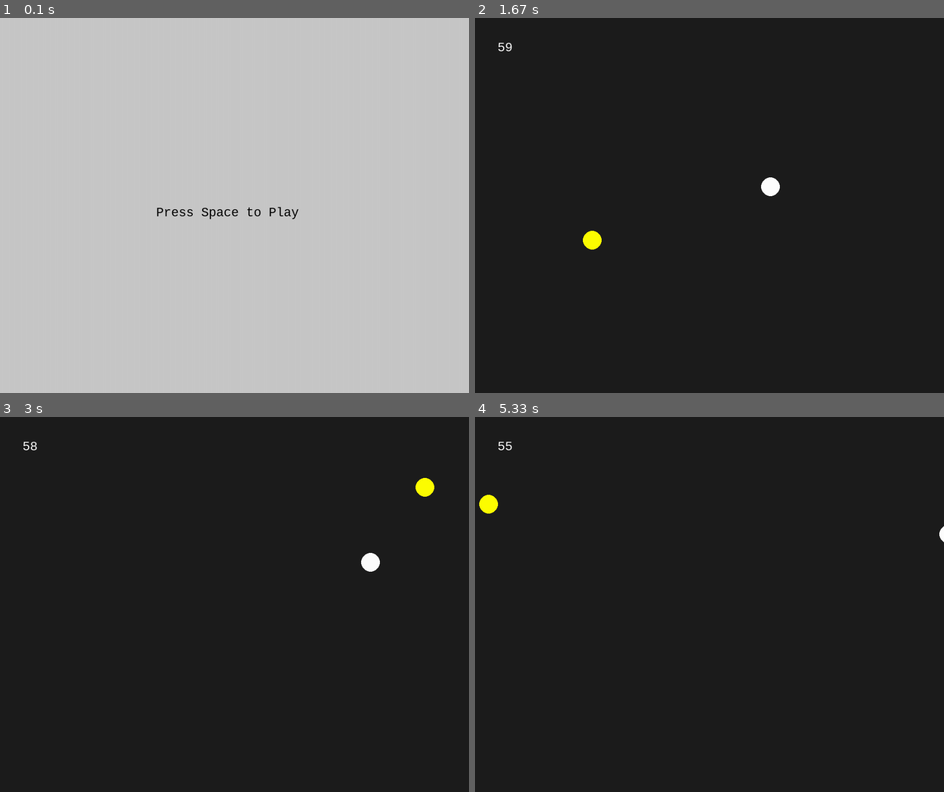
Above: before the commit, frames 1-4 (two rows, left to right).
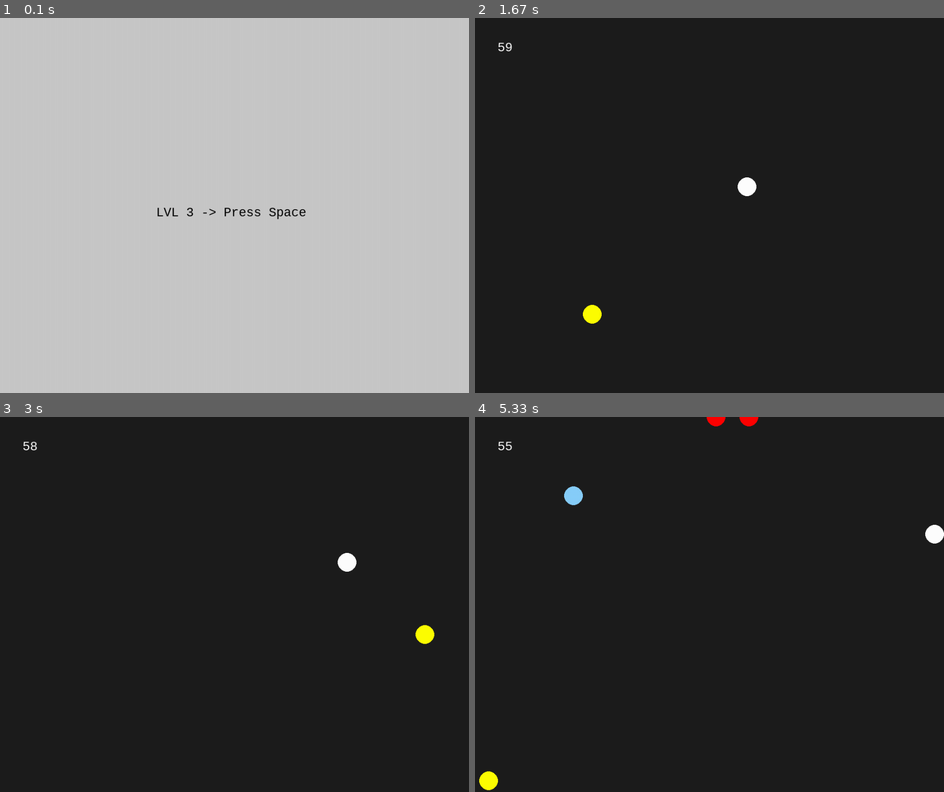
Above: after the commit, the same moments.

Repository: Ericar974/Game-Pygame_Dodger
Game: pygame game, started from intro.py
Same seed, same stepped clock (60 frames per second), same inputs: the game is played once before the commit and once after it.
Inputs (mouse positions are in pixels of both pictures, inside the frame that each line leads up to):
- Up to frame 1 (0.1 s): no input
- Up to frame 2 (1.67 s): tap Space at 0.33 s; hold Q 0.67-1.13 s; hold D 0.67-1.13 s; move the mouse to (596, 209) at 0.7 s; hold D 1.17-1.63 s; tap Z at 1.23, 1.53 s
- Up to frame 3 (3 s): hold D 1.67-2.13 s; tap Z at 1.73, 2.03, 2.23, 2.57, 2.87 s; hold S 2.17-2.47 s; hold D from 2.5 s (still down)
- Up to frame 4 (5.33 s): release D at 3.13 s; hold S 3.17-3.53 s; tap Z at 3.23, 3.63, 3.93, 4.13, 4.43, 4.63, 4.97, 5.27 s; hold D 3.57-4.03 s; hold D 4.07-4.53 s; hold S 4.57-4.87 s; hold D from 4.9 s (still down)

The runs differ from the first frame. In frame 1, 0.3% of the frame differs, in the area x 33-66%, y 50-54%; in frame 2, 0.6%; in frame 3, 0.6%; in frame 4, 0.8%, in the area x 0-100%, y 0-100%.

Commit message:
small update

Diff:
--- a/intro.py
+++ b/intro.py
@@ -1,3 +1,7 @@
+#Hello world
+
+
+
 #x = int(input("x: "))
 #y = int(input("y: "))
 #print(x + y)
@@ -52,7 +56,7 @@
 loop = False
 game = True
 reset = False
-lvlup = 0
+lvlup = 2
 i = 0
 
 #Player
@@ -61,22 +65,22 @@
 p.y = 400
 
 #Enemy
-m = Perso()
-m1 = Perso()
-m2 = Perso()
-m3 = Perso()
-mb = Perso()
-mb1 = Perso()
-mc = Perso()
+m = Perso() #yellow
+m1 = Perso()#yellow
+m2 = Perso()#yellow
+m3 = Perso()#yellow
+mb = Perso()#red
+mb1 = Perso()#red
+mc = Perso()#blue
 
 #If they appear
 m1v = False
 m2v = False
 m3v = False
 mcv = False
-mbwhere = random.randint(1,4)
-
-
+mbwhere = random.randint(1,4)#whitch side ? (top, left, right, bot)
+
+#the game it's self
 while game :
     i += 1
     if lvlup < 0:
@@ -105,9 +109,6 @@
         reset = False
         i = 0
 
-
-
-
     if loop:
         #screen decoration
         ecran.fill((30,30,30))
@@ -165,7 +166,7 @@
                 m2.y = m2.y - 6
                 m3.x = m3.x - 6
 
-        # + lvl 2
+        # + lvl 2 add red ennemies
         if lvlup > 0:
 
             if counter == 60 or 0:
@@ -216,7 +217,7 @@
                 if mbwhere == 4:
                     mb.y -= 30
                     mb1.y -= 30
-        # + lvl 3
+        # + lvl 3 add blue ennemie
         if lvlup > 1:
             if counter == 56:
                 mcv = False
@@ -230,7 +231,6 @@
             if counter%7 >= 0 and mcv:
                 mc.x = (pygame.time.get_ticks()/1000)%20 * math.sin((pygame.time.get_ticks()/1000)%20)*30 + width/2
                 mc.y = (pygame.time.get_ticks()/1000)%20 *  math.cos((pygame.time.get_ticks()/1000)%20)*30 + height/2
-
 
         #colisions
         distm = pow((p.x-(m.y))**2 + ((p.y)-m.x)**2, 0.5)
@@ -286,7 +286,6 @@
                 m3.x = 2400
             m3.y =  random.randint(2,1000)
 
-
         #Deplacement of the Player
         for event in pygame.event.get():
             if pygame.key.get_pressed()[pygame.K_d]:
@@ -295,7 +294,7 @@
                 p.y +=10
             if pygame.key.get_pressed()[pygame.K_z]:
                 p.y -=10
-            if pygame.key.get_pressed()[pygame.K_a]:
+            if pygame.key.get_pressed()[pygame.K_q]:
                 p.x -=10
 
             if event.type == pygame.KEYDOWN:
